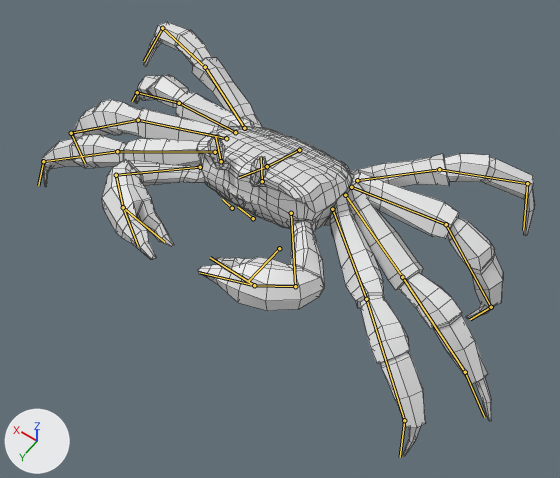
The Blender file Crab_Asset.blend: old version first, new version second.
Before and after are seen from a camera (50 mm lens) standing at (-1.21, 1.5, 2.59) and looking at (-0.12, -0.02, 0.19). The axes (+X, +Y, +Z) are drawn at lower left. The lights are the same throughout. Both versions are drawn at frame 20 of the action 'Walk Left'; the numbers are the values there. The bones that bend it are drawn over the model as lines. Mesh edges are drawn as thin lines.

The first picture shows 'Crab_LOD0'.
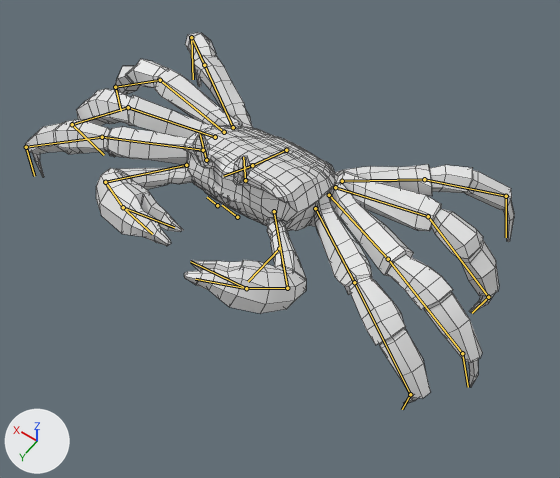
The change in detail:
Bone 'CTR.Pincer.R' (bone_ctr_pincer_r) turns from (1, -38, -5) to (0, 0, 0) degrees about its own x, y and z.
Bone 'Pincer.Pole.R' (bone_pincer_pole_r) moves from (0.13, 0.13, -0.006) to (0.097, -0.24, 0.082).
Bone 'CTR.Pincer.L' (bone_ctr_pincer_l) moves from (0.036, 0.039, 0.099) to (0.05, 0.066, 0.096).
Bone 'CTR.Pincer.L' (bone_ctr_pincer_l) turns from (-10, 38, -2) to (0, 9, -1) degrees about its own x, y and z.
Bone 'Ik.Ctrl.R.Leg.1' (bone_ik_ctrl_r_leg_1) moves from (0.035, -0.009, -0.13) to (0.035, -0.004, -0.071).
Bone 'Ik.Ctrl.R.Leg.2' (bone_ik_ctrl_r_leg_2) moves from (-0.028, -0.114, -0.07) to (0.042, -0.176, -0.037).
Bone 'Ik.Ctrl.R.Leg.3' (bone_ik_ctrl_r_leg_3) moves from (0.146, 0.031, -0.061) to (0.038, 0.0, -0.026).
Bone 'Ik.Ctrl.R.Leg.4' (bone_ik_ctrl_r_leg_4) moves from (-0.092, 0.085, 0.322) to (0.066, -0.042, 0.154).
Bone 'Ik.Ctrl.L.Leg.1' (bone_ik_ctrl_l_leg_1) moves from (0.147, -0.199, -0.082) to (-0.004, -0.281, -0.069).
Bone 'Ik.Ctrl.L.Leg.2' (bone_ik_ctrl_l_leg_2) moves from (0.046, -0.04, -0.164) to (0.046, -0.136, -0.033).
Bone 'Ik.Ctrl.L.Leg.3' (bone_ik_ctrl_l_leg_3) moves from (0.019, -0.231, -0.076) to (0.019, -0.231, -0.028).
Bone 'Ik.Ctrl.L.Leg.4' (bone_ik_ctrl_l_leg_4) moves from (-0.027, -0.038, 0.277) to (-0.046, -0.09, 0.16).
Bone 'Spine' (bone_spine) moves from (0.021, 0.0, -0.009) to (0.082, -0.006, -0.039).
Bone 'Spine' (bone_spine) turns from (1, 3, -1) to (0, 2, -2) degrees about its own x, y and z.

Where the change shows, as pixel boxes [x1, y1, x2, y2] in the pictures (560 x 478 px):
'Crab_LOD0', posed (14% shorter): before [42, 22, 535, 456]; after [26, 32, 514, 404]
bone 'Spine', root to tip: before (299, 150) to (267, 166); after (286, 150) to (252, 165)
